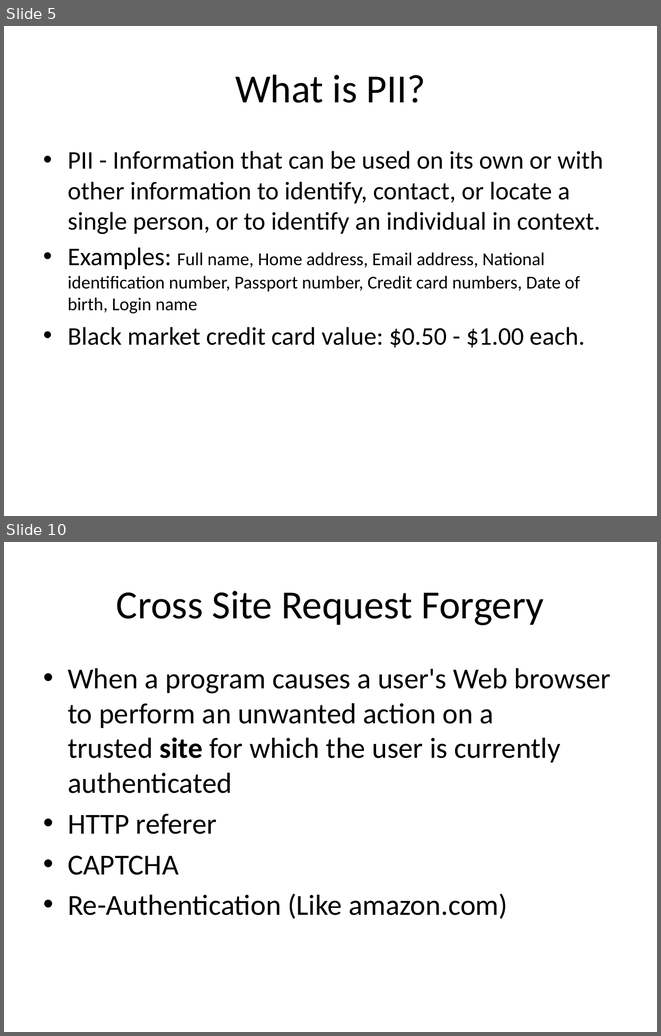
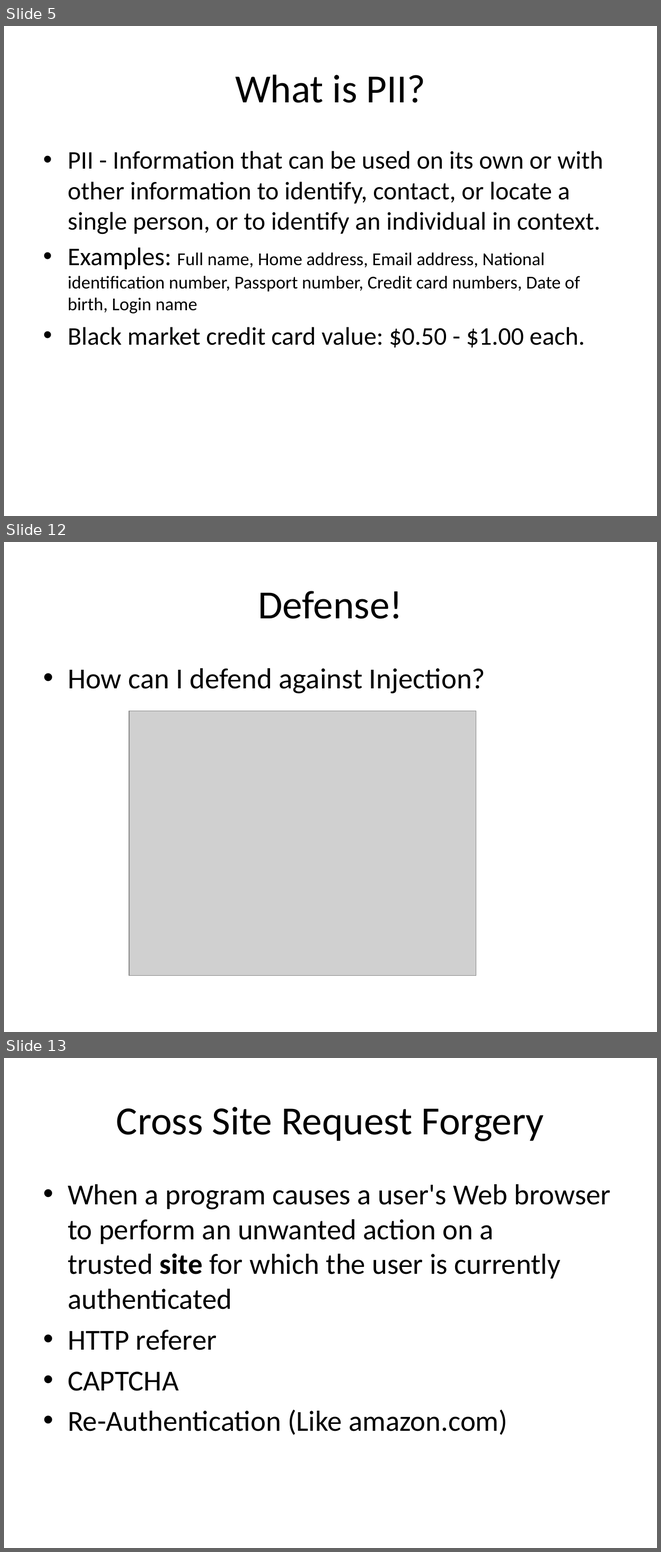
Before and after one commit to casmos1/Learning, a slide deck: Security/Content/Documents/Security.pptx. Shown one above the other, each under a label of ours: slides 5 and 10 before the commit, slides 5, 12 and 13 after it; the slides between them are not shown. The pictures are 661x1036 and 661x1552 pixels, drawn with LibreOffice and Linux fonts; fonts in the diff are those of the drawing; grey boxes stand for pictures. Boxes give left, top, right and bottom in pixels: in the first picture for what was removed or moved away, otherwise in the second. Text is boxed around its words. In the diff, an @@ line names an element or a change of style, - is before the commit and + after.

```diff
--- a/Security/Content/Documents/Security.pptx
+++ b/Security/Content/Documents/Security.pptx
@@ slide 12 added at (4,542,657,1032), background #FFFFFF @@
@@ title added at (258,591,403,619), 44 pt, text #000000 @@
+Defense!
@@ text added at (68,668,485,694), 32 pt, text #000000 @@
+• How can I defend against Injection?
@@ picture added at (130,711,476,975) @@
@@ what was slide 10 is now slide 13 @@
```
Also in this commit, not shown: 5 slides changed, 3 other slides added, 1 slide removed, 7 other files.
